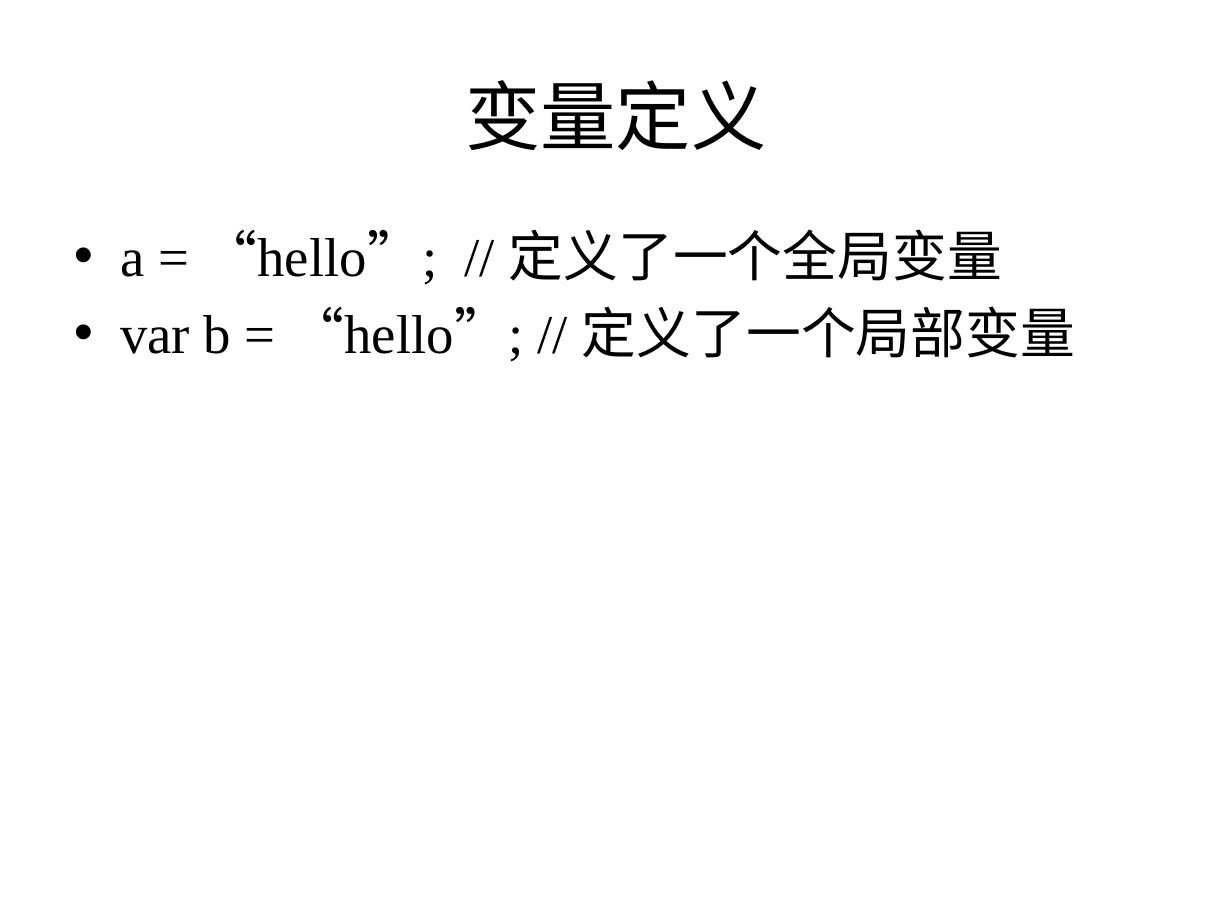
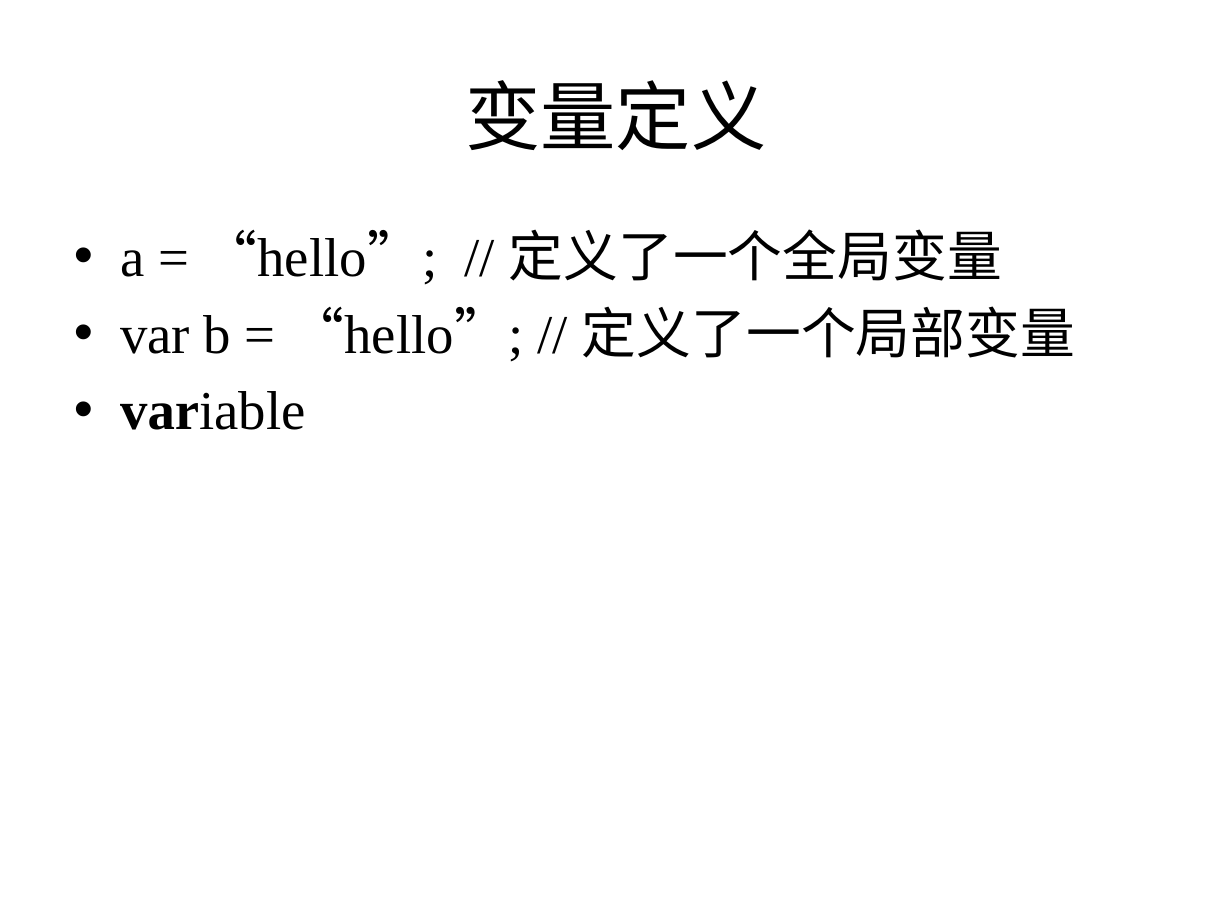
Before and after one commit to zhutao2015/JavaCourse, a slide deck: slide 5 of lesson14/Javascript and jQuery.pptx. Drawn at 1232x924 pixels with LibreOffice and Linux fonts; fonts in the diff are those of the drawing. Boxes give left, top, right and bottom in pixels: in the first picture for what was removed or moved away, otherwise in the second. Text is boxed around its words. In the diff, an @@ line names an element or a change of style, - is before the commit and + after.

```diff
--- a/lesson14/Javascript and jQuery.pptx
+++ b/lesson14/Javascript and jQuery.pptx
@@ text at [120, 391, 305, 430]: paragraph added @@
+• variable
```
Also in this commit, not shown: 4 other slides changed, 2 other files.
